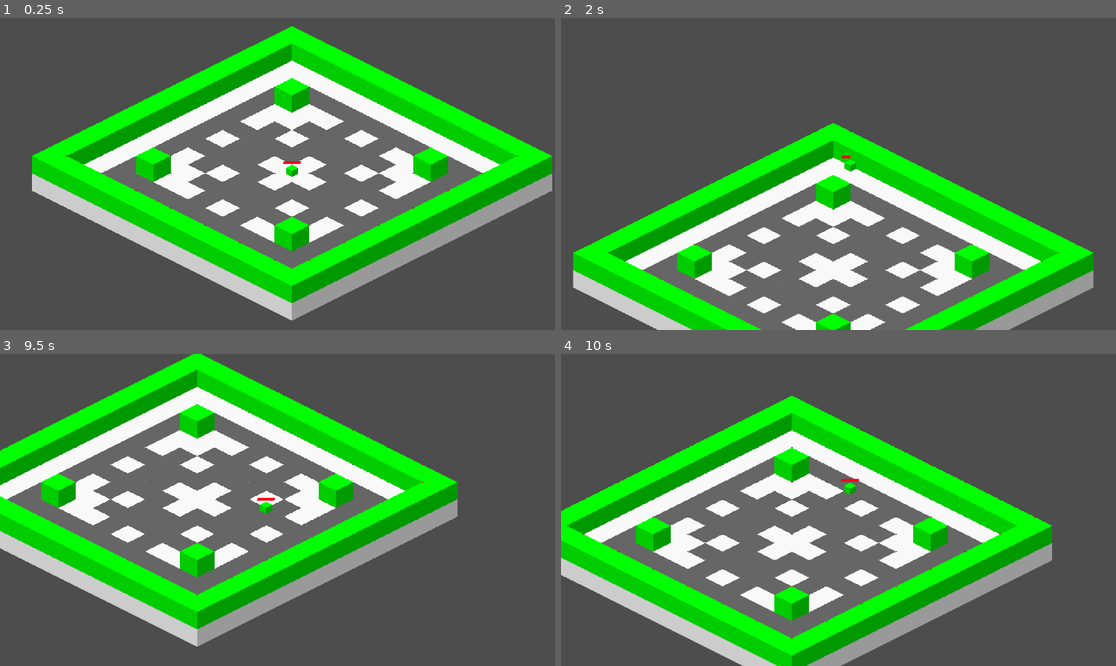
Above: before the commit, frames 1-4 (two rows, left to right).
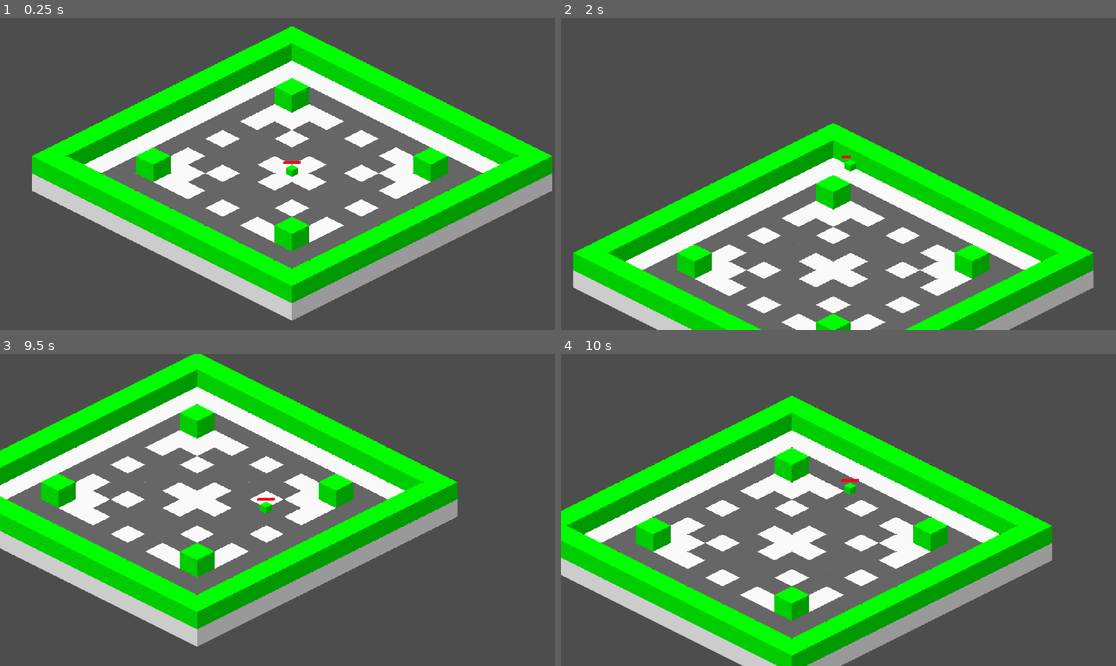
Above: after the commit, the same moments.

Repository: RexRoTheRacingCar/Game_Dev_Level_3
Game: Godot game, scene res://scenes/main/game.tscn
The game is run twice, just before and just after one commit, with the same random seed, the same clock (stepped at 60 frames per second) and the same inputs.
Inputs:
- Up to frame 1 (0.25 s): no input
- Up to frame 2 (2 s): tap Enter at 0.5 s; hold W (up) from 0.53 s (still down); tap Space (dash) at 0.6, 1.35 s
- Up to frame 3 (9.5 s): release W (up) at 2.03 s; hold A (left) 2.03-3.53 s; tap Space (dash) at 2.1, 2.85, 3.6, 4.25, 4.35, 5.1, 5.85, 6.6, 7.35, 8.1, 8.85 s; hold S (down) 3.53-4.28 s; hold D (right) 4.28-5.03 s; hold W (up) 5.03-5.78 s; hold D (right) 5.78-8.03 s; hold S (down) 8.03-8.78 s; tap Enter at 8.75 s; hold A (left) from 8.78 s (still down)
- Up to frame 4 (10 s): release A (left) at 9.53 s; hold W (up) from 9.53 s (still down); tap Space (dash) at 9.6 s

Frames 1-2 are identical in both runs. In frame 3, less than 0.1% of the frame differs, in the area x 0-78%, y 4-94%; in frame 4, less than 0.1%.

Commit message:
Health, Hitboxes, Hurtboxes
Adding working health, hitboxes, hurtboxes. Tested.
Adjustable damage, knockback, and hit delay.

Diff:
--- a/game_level_3/scenes/components/hitbox_component.tscn
+++ b/game_level_3/scenes/components/hitbox_component.tscn
@@ -3,6 +3,7 @@
 [ext_resource type="Script" path="res://scripts/components/hitbox_component.gd" id="1_l8sm4"]
 
 [node name="HitboxComponent" type="Area2D" node_paths=PackedStringArray("hit_timer")]
+monitorable = false
 script = ExtResource("1_l8sm4")
 hit_timer = NodePath("HitTimer")
 
--- a/game_level_3/scenes/components/hurtbox_component.tscn
+++ b/game_level_3/scenes/components/hurtbox_component.tscn
@@ -3,4 +3,5 @@
 [ext_resource type="Script" path="res://scripts/components/hurtbox_component.gd" id="1_pcch3"]
 
 [node name="HurtboxComponent" type="Area2D"]
+monitoring = false
 script = ExtResource("1_pcch3")
--- a/game_level_3/scenes/main/game.tscn
+++ b/game_level_3/scenes/main/game.tscn
@@ -1,7 +1,11 @@
-[gd_scene load_steps=3 format=4 uid="uid://bhusb8ekekxkj"]
+[gd_scene load_steps=5 format=4 uid="uid://bhusb8ekekxkj"]
 
 [ext_resource type="PackedScene" uid="uid://biv2erpftkxlb" path="res://scenes/main/player.tscn" id="1_vr3do"]
 [ext_resource type="TileSet" uid="uid://fxfnm3yb88aw" path="res://misc/test_tileset.tres" id="2_brnf4"]
+[ext_resource type="PackedScene" uid="uid://dk6tq8iiesp0e" path="res://scenes/components/hurtbox_component.tscn" id="3_tmc20"]
+
+[sub_resource type="CircleShape2D" id="CircleShape2D_3c8bn"]
+radius = 102.646
 
 [node name="Game" type="Node2D"]
 y_sort_enabled = true
@@ -26,3 +30,13 @@
 [node name="Camera2D" type="Camera2D" parent="Player"]
 position = Vector2(-50.2267, 10.6893)
 position_smoothing_enabled = true
+
+[node name="HurtboxComponent" parent="." instance=ExtResource("3_tmc20")]
+position = Vector2(-129, 97)
+collision_layer = 2
+collision_mask = 0
+hurt_dmg = 10.0
+
+[node name="CollisionShape2D" type="CollisionShape2D" parent="HurtboxComponent"]
+scale = Vector2(1, 0.5)
+shape = SubResource("CircleShape2D_3c8bn")
--- a/game_level_3/scenes/main/player.tscn
+++ b/game_level_3/scenes/main/player.tscn
@@ -15,16 +15,17 @@
 corner_radius_bottom_right = 8
 
 [sub_resource type="CircleShape2D" id="CircleShape2D_ukb0n"]
-radius = 19.0263
+radius = 16.0
 
-[node name="Player" type="CharacterBody2D" node_paths=PackedStringArray("p_dash_timer")]
+[node name="Player" type="CharacterBody2D" node_paths=PackedStringArray("p_dash_timer", "p_hitbox_component", "p_health_component")]
 y_sort_enabled = true
 collision_layer = 0
 script = ExtResource("1_wlkgh")
 p_dash_timer = NodePath("DashTimer")
+p_hitbox_component = NodePath("HitboxComponent")
+p_health_component = NodePath("HealthComponent")
 P_ACCEL = 6500
 P_FRICTION = 25000
-p_dash_delay = 0.4
 
 [node name="DashTimer" type="Timer" parent="."]
 
@@ -56,9 +57,13 @@
 show_percentage = false
 
 [node name="HitboxComponent" parent="." instance=ExtResource("4_yqhgr")]
+collision_layer = 0
+collision_mask = 2
 
 [node name="CollisionShape2D" type="CollisionShape2D" parent="HitboxComponent"]
 z_index = 1
+position = Vector2(0, 11)
+scale = Vector2(1, 0.5)
 shape = SubResource("CircleShape2D_ukb0n")
 
 [connection signal="timeout" from="DashTimer" to="." method="_on_dash_timer_timeout"]
--- a/game_level_3/scripts/components/health_component.gd
+++ b/game_level_3/scripts/components/health_component.gd
@@ -28,11 +28,11 @@
 	#If health is above mex_health
 	if health > max_health:
 		health = max_health
+		health_bar.max_value = health
 
 	#If there is a health bar
 	if health_bar:
 		health_bar.value = health
-		health_bar.max_value = health
 
 	#If health is equal to or below 0
 	if health <= 0:
--- a/game_level_3/scripts/components/hitbox_component.gd
+++ b/game_level_3/scripts/components/hitbox_component.gd
@@ -4,7 +4,7 @@
 
 
 #Signals
-signal hitbox_entered(atk_dmg : float, atk_kckbck : float, atk_stun : float)
+signal hitbox_entered(area: HurtboxComponent)
 
 #Timer variables
 @export var hit_timer : Timer
@@ -24,6 +24,7 @@
 #---------------------------------------------------------------------------------------------------------------------------
 #When hurtbox area enters hit area
 func _on_area_entered(area: HurtboxComponent):
+	print("hit")
 	if area != self:
 		detect_arr.append(area)
 
@@ -47,6 +48,7 @@
 
 	if detect_arr.is_empty() == false:
 		_hit_signal()
+		hit_timer.start(hit_delay)
 
 
 #---------------------------------------------------------------------------------------------------------------------------
--- a/game_level_3/scripts/main/player.gd
+++ b/game_level_3/scripts/main/player.gd
@@ -6,8 +6,8 @@
 #Node variables
 @export_group("Nodes")
 @export var p_dash_timer : Timer
+@export var p_hitbox_component : HitboxComponent
 @export var p_health_component : HealthComponent
-@export var p_hitbox_component : HitboxComponent
 
 #Movement variables
 @export_group("Customisable")
@@ -18,7 +18,7 @@
 var p_dashing : bool = false
 
 #Misc variables
-@export var p_dash_delay : float = 0.9
+@export var p_dash_delay : float = 0.4
 
 
 #---------------------------------------------------------------------------------------------------------------------------
@@ -27,6 +27,10 @@
 	p_dashing = false
 	p_vel_prep = Vector2.ZERO
 	velocity = Vector2.ZERO
+
+	#Signal connecting
+	p_hitbox_component.hitbox_entered.connect(player_hit_signalled)
+	p_health_component.zero_health.connect(player_no_health)
 
 
 #---------------------------------------------------------------------------------------------------------------------------
@@ -70,6 +74,19 @@
 
 
 #---------------------------------------------------------------------------------------------------------------------------
+#Player damage function
+func player_hit_signalled(hurtbox: HurtboxComponent):
+	p_health_component.health -= hurtbox.hurt_dmg
+	p_vel_prep *= hurtbox.hurt_kckbck
+
+
+#Player has 0 HP
+func player_no_health():
+	var a = 0
+	var b = 1 / a
+
+
+#---------------------------------------------------------------------------------------------------------------------------
 #Player dash timer signal
 func _on_dash_timer_timeout():
 	if p_dashing == true:
